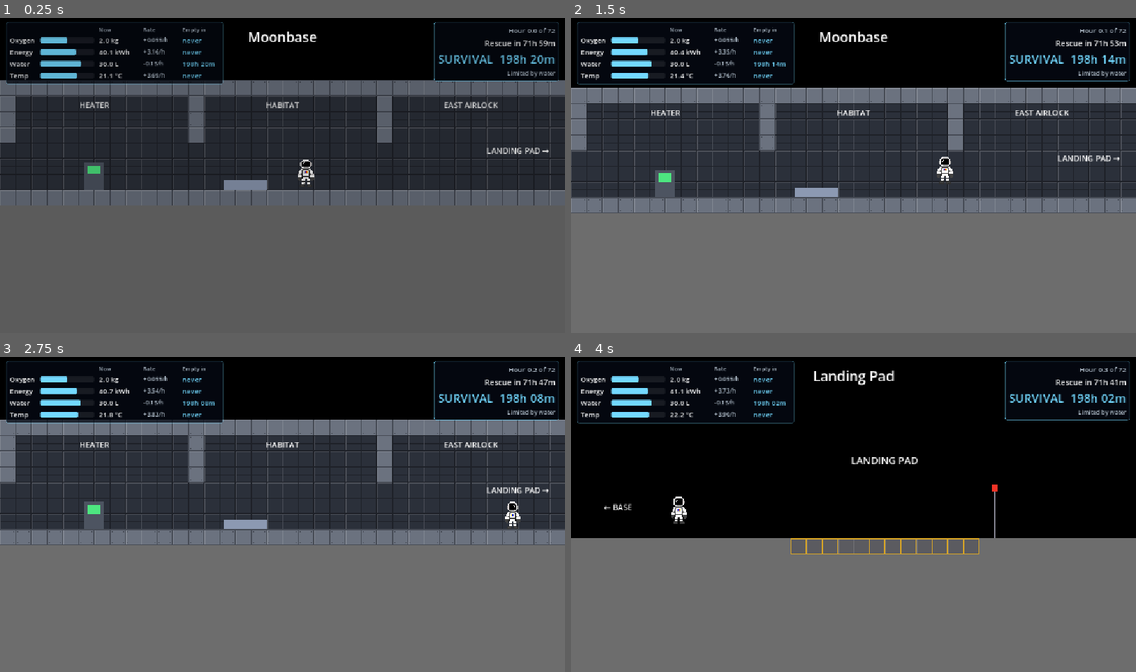
Above: before the commit, frames 1-4 (two rows, left to right).
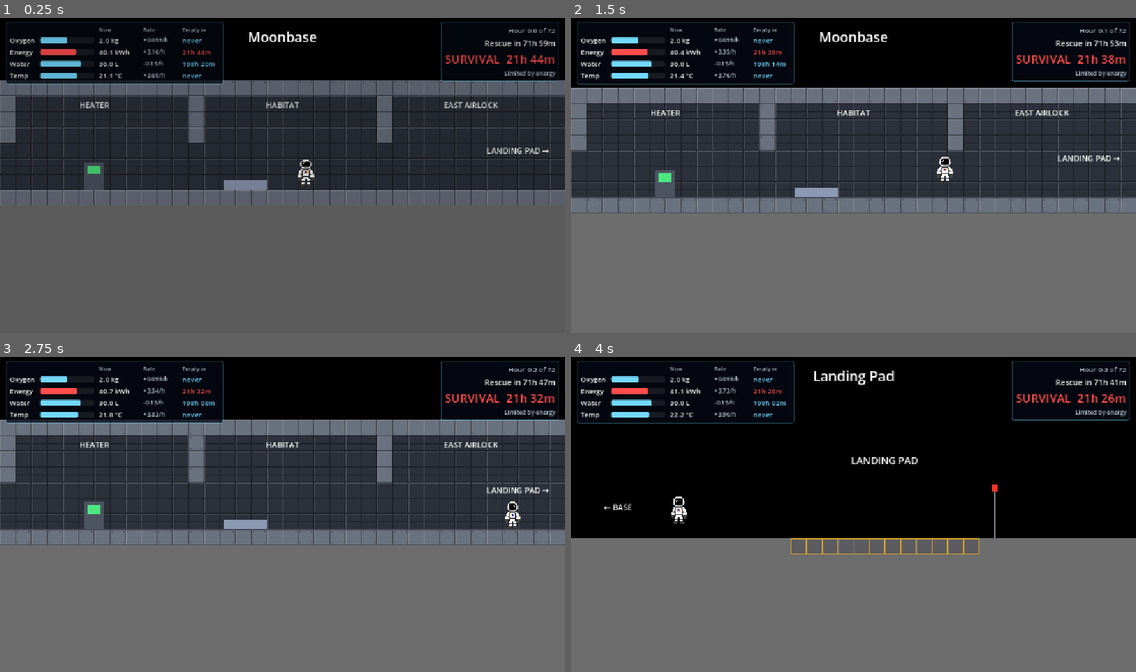
Above: after the commit, the same moments.

Repository: kushmdesai/72-Hours
Game: Godot game, scene res://scenes/main.tscn
Two runs of this game, one before a commit and one after it. Both use one fixed random seed, a clock stepped at 60 frames per second and the inputs below.
Inputs:
- Up to frame 1 (0.25 s): no input
- Up to frame 2 (1.5 s): hold E (interact) 0.53-1.28 s; hold D (move_right) from 0.53 s (still down); tap W (jump) at 0.77 s; tap E (interact) at 1.35 s
- Up to frame 3 (2.75 s): tap W (jump) at 1.52 s; release D (move_right) at 2.03 s; hold A (move_left) from 2.03 s (still down); hold E (interact) from 2.03 s (still down)
- Up to frame 4 (4 s): release A (move_left) at 2.78 s; release E (interact) at 2.78 s; hold D (move_right) from 2.78 s (still down); tap E (interact) at 2.85 s; tap W (jump) at 3.02, 3.77 s; hold E (interact) from 3.53 s (still down)

The runs differ from the first frame. In frame 1, 0.8% of the frame differs, in the area x 7-99%, y 1-21%; in frame 2, 0.8%; in frame 3, 0.8%; in frame 4, 0.8%.

Commit message:
Make time-until-empty count down by forecasting the model forward
R/|dR/dt| assumed the current rate stays constant, but sunlight rises
and sets and cooling slows, so the estimate grew as the morning sun
came up. Now each resource's time left comes from running the same
Euler model ahead from the current state; it counts down 1:1 with the
clock and is recomputed when a switch, failure or repair changes the
equations.

Co-Authored-By: Claude Opus 5.5 (1M context) <noreply@anthropic.com>

Diff:
--- a/scripts/base.gd
+++ b/scripts/base.gd
@@ -69,7 +69,15 @@
 ## One entry per in-game hour: {hour, oxygen, energy, water, temperature}.
 var history: Array[Dictionary] = []
 
+## Forecast settings: Euler step, how far ahead to look, and how often to
+## re-run it to absorb drift (all in in-game hours).
+const FORECAST_STEP_HOURS := 0.2
+const FORECAST_HORIZON_HOURS := 240.0
+const FORECAST_REFRESH_HOURS := 0.5
+
 var _rng := RandomNumberGenerator.new()
+var _forecast := {}
+var _forecast_hour := 0.0
 var _hud: Node
 
 
@@ -94,6 +102,7 @@
 	history.clear()
 	ended = false
 	running = true
+	_invalidate_forecast()
 	if config.seed == 0:
 		_rng.randomize()
 	else:
@@ -184,6 +193,11 @@
 
 ## All four dR/dt at the current state, per in-game hour.
 func rates() -> Dictionary:
+	return rates_at(hour, oxygen, energy, water, temperature)
+
+
+## All four dR/dt at any time and state, with the current switches and failures.
+func rates_at(t: float, _o: float, e: float, _w: float, temp: float) -> Dictionary:
 	var c := config
 	var u_gen := 1.0 if generator_running() else 0.0
 	var u_rec := 1.0 if recycler_running() else 0.0
@@ -191,9 +205,9 @@
 	var leak_o := c.oxygen_leak_rate if failures.has("oxygen_leak") else 0.0
 	var leak_w := c.water_leak_rate if failures.has("water_leak") else 0.0
 
-	var d_energy := solar_power() - power_draw()
+	var d_energy := solar_power(t) - power_draw()
 	# A full battery can't store more; report the rate it actually changes at.
-	if energy >= c.energy_capacity and d_energy > 0.0:
+	if e >= c.energy_capacity and d_energy > 0.0:
 		d_energy = 0.0
 
 	return {
@@ -202,7 +216,7 @@
 		"water": -(1.0 - c.recycle_efficiency * u_rec) * c.water_use
 				- c.water_per_oxygen * c.generator_output * u_gen - leak_w,
 		"temperature": (c.power_heater * u_heat
-				- c.heat_loss * (temperature - outside_temperature())) / c.heat_capacity,
+				- c.heat_loss * (temp - outside_temperature(t))) / c.heat_capacity,
 	}
 
 
@@ -216,29 +230,60 @@
 
 # --- Survival time ----------------------------------------------------------
 
-## Hours until a resource runs out if nothing changes, or INF if it isn't falling.
-## Oxygen, energy and water use t_empty = R / |dR/dt|. Temperature follows
-## Newton's law of cooling, so it relaxes exponentially towards
-## T_eq = T_out + H*u_heat/k and never crosses it; it reaches the safe minimum
-## only if T_eq is below it, after t = (C/k) * ln((T - T_eq) / (T_min - T_eq)).
+## Hours until a resource runs out if the switches stay as they are and
+## nothing new breaks, or INF if it lasts past the forecast horizon.
+##
+## The simple estimate t_empty = R / |dR/dt| only holds while dR/dt is
+## constant, but here the rates change on their own: sunlight S(t) rises and
+## sets, and Newton's cooling slows as T approaches T_out. So the forecast runs
+## the same Euler model forward from the current state (forecast()) and reports
+## when each resource crosses empty. Between forecasts the answer just counts
+## down with the clock, since the forecast already accounts for what happens
+## in that time.
 func time_until_empty(resource: String) -> float:
-	if resource == "temperature":
-		var c := config
-		var heat := c.power_heater if heater_running() else 0.0
-		var t_eq := outside_temperature() + heat / c.heat_loss
-		var t_min := c.temperature_min
-		if temperature <= t_min:
-			return 0.0
-		if t_eq >= t_min:
-			return INF
-		return c.heat_capacity / c.heat_loss * log((temperature - t_eq) / (t_min - t_eq))
-	var r := rate(resource)
-	var left := value(resource)
-	if left <= 0.0:
-		return 0.0
-	if r >= 0.0:
-		return INF
-	return left / -r
+	if _forecast.is_empty() or hour - _forecast_hour >= FORECAST_REFRESH_HOURS:
+		_forecast = forecast()
+		_forecast_hour = hour
+	return maxf(_forecast[resource] - (hour - _forecast_hour), 0.0)
+
+
+## Run the model ahead from now (no new failures, switches unchanged) and
+## return, per resource, the hours until it reaches empty (temperature: the
+## safe minimum), or INF if that doesn't happen within FORECAST_HORIZON_HOURS.
+func forecast() -> Dictionary:
+	var floors := {"oxygen": 0.0, "energy": 0.0, "water": 0.0,
+			"temperature": config.temperature_min}
+	var state := {"oxygen": oxygen, "energy": energy, "water": water,
+			"temperature": temperature}
+	var result := {}
+	for key in RESOURCES:
+		if state[key] <= floors[key]:
+			result[key] = 0.0
+	var dt := FORECAST_STEP_HOURS
+	var elapsed := 0.0
+	while elapsed < FORECAST_HORIZON_HOURS and result.size() < RESOURCES.size():
+		var r := rates_at(hour + elapsed, state.oxygen, state.energy, state.water, state.temperature)
+		for key in RESOURCES:
+			if result.has(key):
+				continue
+			var before: float = state[key]
+			var after: float = before + r[key] * dt
+			if key == "energy":
+				after = minf(after, config.energy_capacity)
+			state[key] = after
+			if after <= floors[key]:
+				# Interpolate inside the step for a smooth countdown.
+				result[key] = elapsed + dt * (before - floors[key]) / (before - after)
+		elapsed += dt
+	for key in RESOURCES:
+		if not result.has(key):
+			result[key] = INF
+	return result
+
+
+## Throw away the cached forecast; called whenever the equations change.
+func _invalidate_forecast() -> void:
+	_forecast.clear()
 
 
 ## t_survive = min(t_O, t_E, t_W, t_T).
@@ -272,6 +317,7 @@
 	if switches[system] == on:
 		return
 	switches[system] = on
+	_invalidate_forecast()
 	system_toggled.emit(system, on)
 
 
@@ -290,6 +336,7 @@
 
 func repair(failure: String) -> void:
 	if failures.erase(failure):
+		_invalidate_forecast()
 		failure_repaired.emit(failure)
 
 
@@ -299,6 +346,7 @@
 	if failures.has(failure):
 		return
 	failures[failure] = hour
+	_invalidate_forecast()
 	failure_started.emit(failure)
 
 
Not shown, changed: docs/project-description.md
